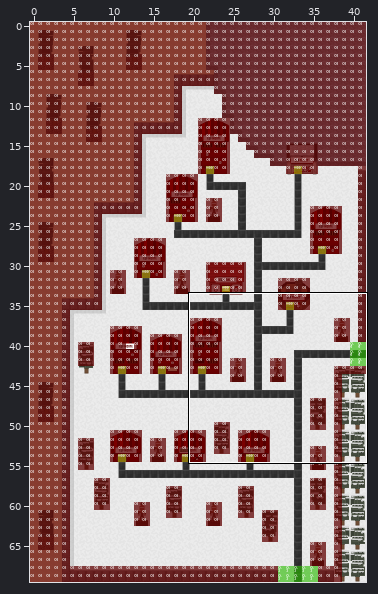
Tiled map -- map-dev/maps/tumble_woods_oop.tmx. Above: a wide view before the commit, with the close-up outlined.
Close-up. As it was:
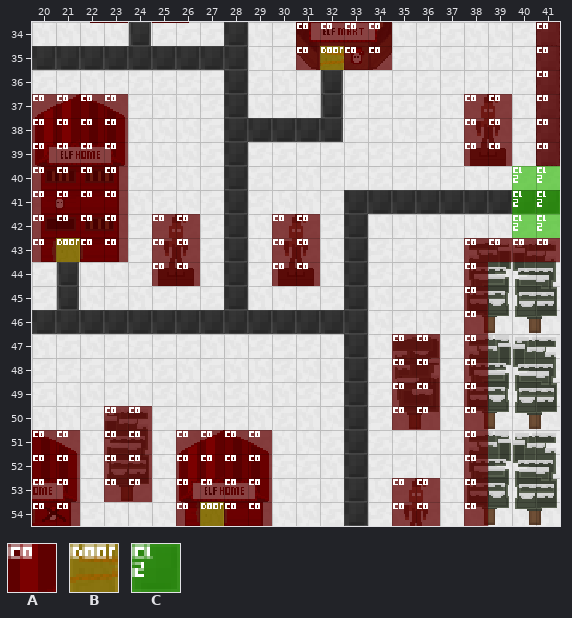
Cells are 16x16 px. Shown: x 20..41, y 34..54. The commit also changed other parts of the map, which this record leaves out.
Key: from "collision-tileset": A 1, B 2, C 4.
_ is an empty cell.
Layers that did not change in this view are not listed.
Layer "Collision" before, first column x 20:
34 ___________AAAA______A
35 ___________ABAA______A
36 _____________________A
37 AAAA______________AA_A
38 AAAA______________AA_A
39 AAAA______________AA_A
40 AAAA________________CC
41 AAAA________________CC
42 AAAA_AA___AA________CC
43 ABAA_AA___AA______AAAA
44 _____AA___AA______A___
45 __________________A___
46 __________________A___
47 _______________AA_A___
48 _______________AA_A___
49 _______________AA_A___
50 ___AA__________AA_A___
51 AA_AA_AAAA________A___
52 AA_AA_AAAA________A___
53 AA_AA_AAAA_____AA_A___
54 AA____ABAA_____AA_A___
Once edited:
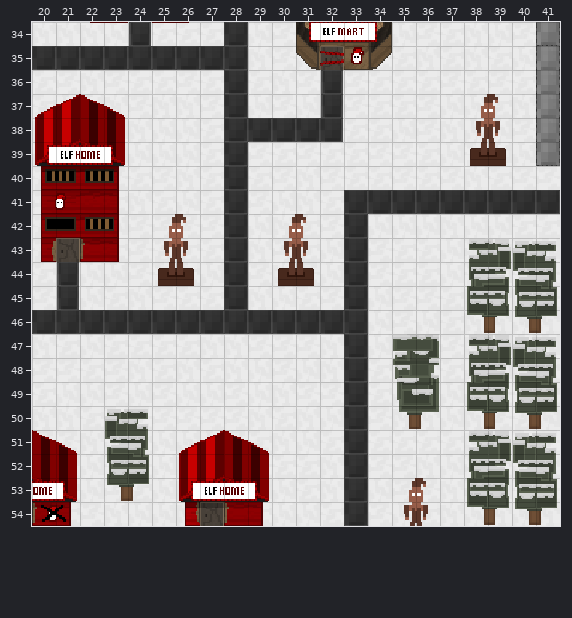
See-through tiles are keyed as they look on the map.
The edit:
Changed rows in their new state; . is an unchanged cell.
Layer "Collision" (now hidden):
first column x 20:
34 ...........____......_
35 ...........____......_
36 ....................._
37 ____..............__._
38 ____..............__._
39 ____..............__._
40 ____................__
41 ____................__
42 ____.__...__........__
43 ____.__...__......____
44 .....__...__......_...
45 .................._...
46 .................._...
47 ...............__._...
48 ...............__._...
49 ...............__._...
50 ...__..........__._...
51 __.__.____........_...
52 __.__.____........_...
53 __.__.____.....__._...
54 __....____.....__._...
